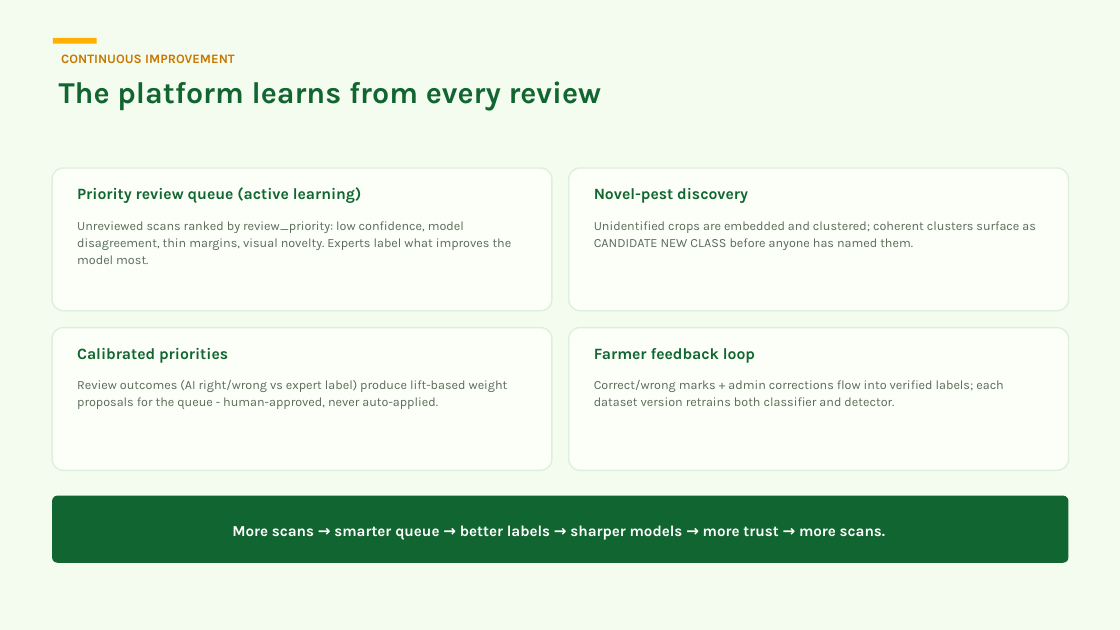
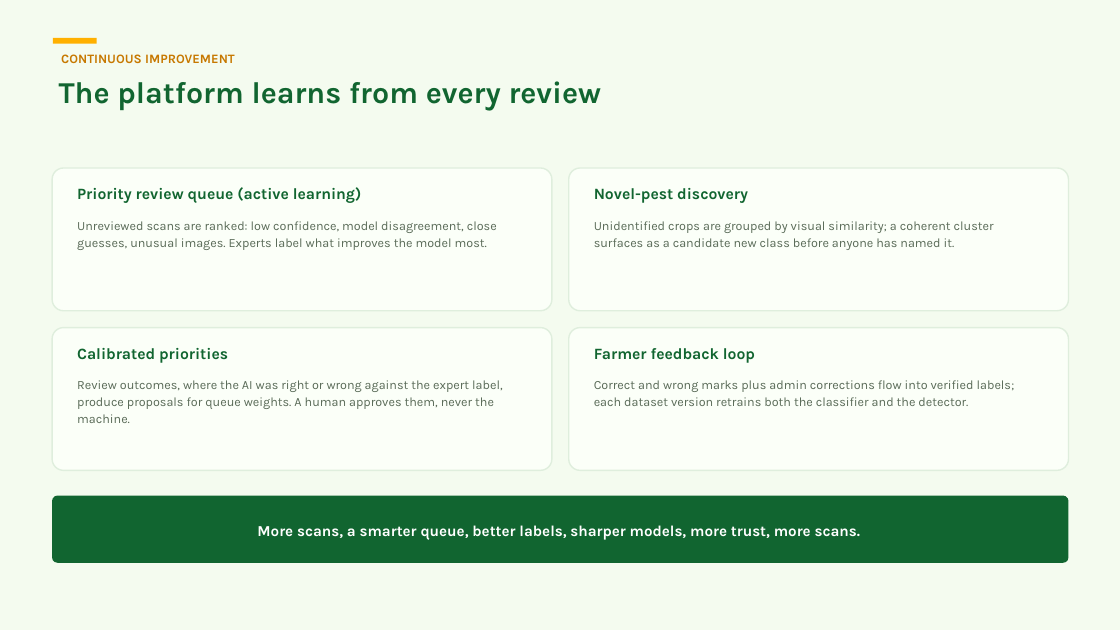
Before and after one commit to jagthapsaurabh/citrisurksha_ai, a slide deck: slide 25 of docs/pitch/CitriSuraksha_AI_Board_Pitch.pptx. Drawn at 1120x630 pixels with LibreOffice and Linux fonts; fonts in the diff are those of the drawing. Boxes give left, top, right and bottom in pixels: in the first picture for what was removed or moved away, otherwise in the second. Text is boxed around its words. In the diff, an @@ line names an element or a change of style, - is before the commit and + after.

Commit message:
Board deck copy: human voice, no versions/counts, ops line removed, no em-dashes (humanize_deck.py, idempotent)

```diff
--- a/docs/pitch/CitriSuraksha_AI_Board_Pitch.pptx
+++ b/docs/pitch/CitriSuraksha_AI_Board_Pitch.pptx
@@ text at box(77, 221, 497, 250): text changed @@
-Unreviewed scans ranked by review_priority: low confidence, model disagreement, thin margins, visual novelty. Experts label what improves the model most.
+Unreviewed scans are ranked: low confidence, model disagreement, close guesses, unusual images. Experts label what improves the model most.
@@ text at box(594, 221, 994, 250): text changed @@
-Unidentified crops are embedded and clustered; coherent clusters surface as CANDIDATE NEW CLASS before anyone has named them.
+Unidentified crops are grouped by visual similarity; a coherent cluster surfaces as a candidate new class before anyone has named it.
@@ text at box(77, 380, 503, 423): text changed @@
-Review outcomes (AI right/wrong vs expert label) produce lift-based weight proposals for the queue - human-approved, never auto-applied.
+Review outcomes, where the AI was right or wrong against the expert label, produce proposals for queue weights. A human approves them, never the machine.
@@ text at box(594, 380, 1015, 406): text changed @@
-Correct/wrong marks + admin corrections flow into verified labels; each dataset version retrains both classifier and detector.
+Correct and wrong marks plus admin corrections flow into verified labels; each dataset version retrains both the classifier and the detector.
@@ text at box(257, 525, 860, 540): text changed @@
-More scans → smarter queue → better labels → sharper models → more trust → more scans.
+More scans, a smarter queue, better labels, sharper models, more trust, more scans.
```
Also in this commit, not shown: 25 other slides changed, 1 other file.
